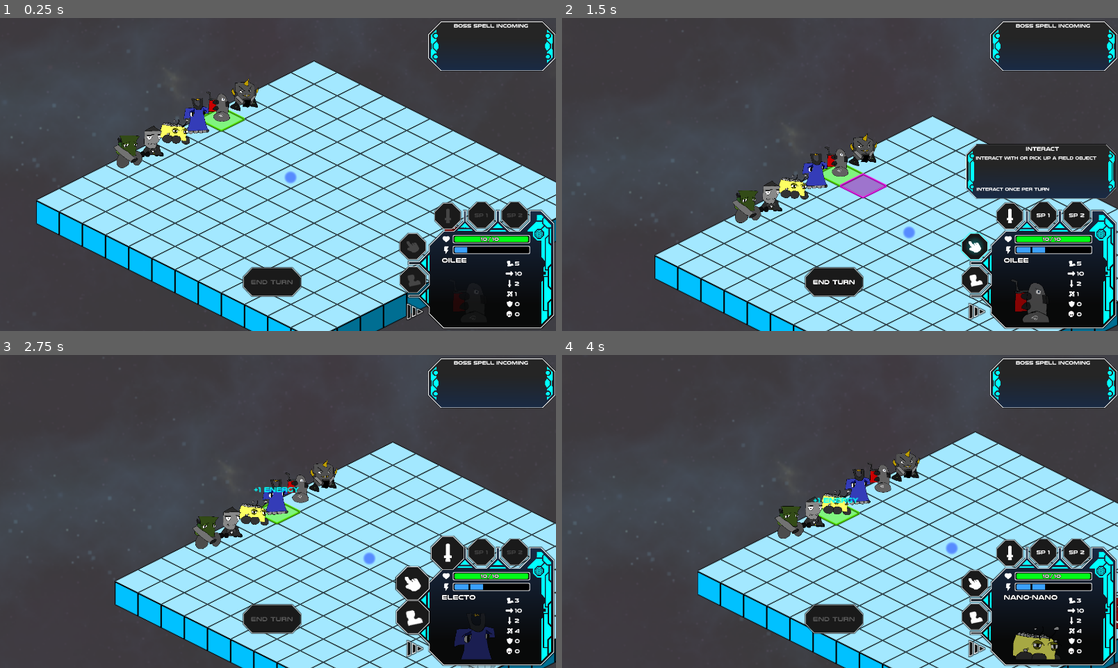
Above: before the commit, frames 1-4 (two rows, left to right).
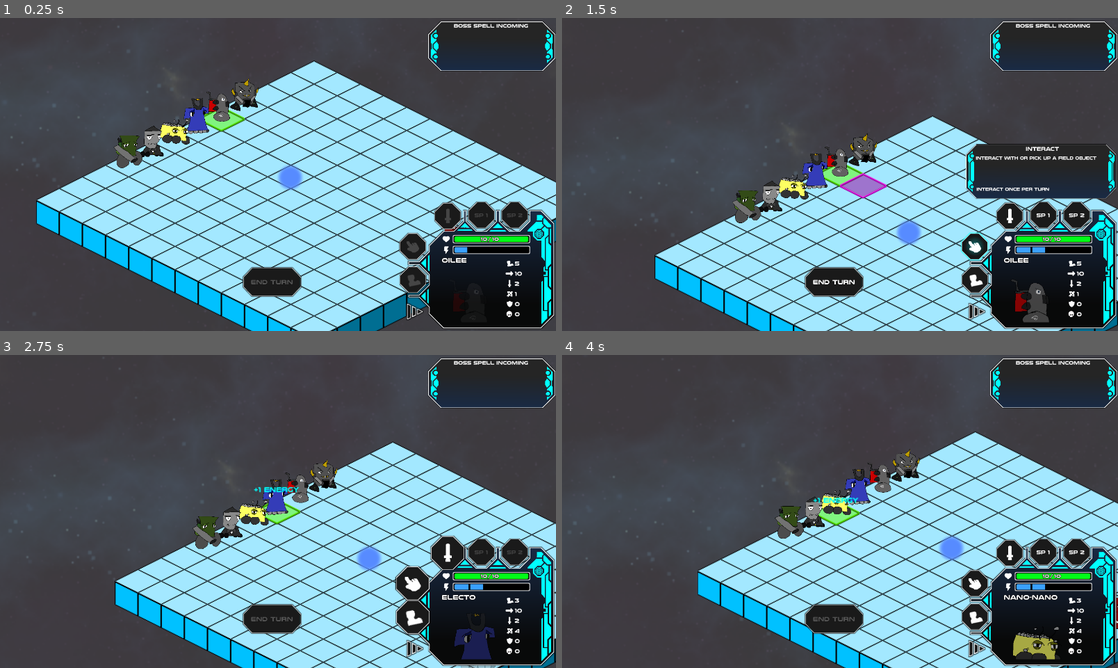
Above: after the commit, the same moments.

Repository: ScottHo/tactics
Game: Godot game, scene res://level.tscn
Same seed, same stepped clock (60 frames per second), same inputs: the game is played once before the commit and once after it. The engine's default icon, where the game draws it, is replaced by a stand-in: a white triangle on a blue panel in a dark square.
Inputs (mouse positions are in pixels of both pictures, inside the frame that each line leads up to):
- Up to frame 1 (0.25 s): no input
- Up to frame 2 (1.5 s): click (973, 280) at 0.5 s; click (973, 246) at 1.25 s
- Up to frame 3 (2.75 s): click "End Turn" at 2 s
- Up to frame 4 (4 s): click (1006, 552) at 2.75 s; click "End Turn" at 3.5 s

The runs differ from the first frame. In frame 1, 0.2% of the frame differs, in the area x 50-55%, y 46-55%; in frame 2, 0.2%; in frame 3, 0.2%; in frame 4, 0.2%.

Commit message:
Don't use info_service, use hover on interactable reference rect

Diff:
--- a/Entity.gd
+++ b/Entity.gd
@@ -89,7 +89,6 @@
     if health < 0:
         health = 0
     sprite.textAnimation().lose_health(hp)
-    sprite.update_hp(health)
     return
 
 func lose_defensive_buffs():
--- a/Interactable.gd
+++ b/Interactable.gd
@@ -7,4 +7,9 @@
 var repeated_effect: Callable
 var storable: bool
 var location: Vector2i
-var sprite: Node2D
+var sprite: InteractableSprite
+
+func set_sprite(s):
+    sprite = s
+    sprite.inter = self
+    return
--- /dev/null
+++ b/InteractableSprite.gd
@@ -0,0 +1,24 @@
+class_name InteractableSprite extends Sprite2D
+
+@onready var hoverPanel: Panel = $Panel
+@onready var hoverLabel: Label = $Panel/Label
+
+var inter: Interactable
+
+func _ready():
+    var r : ReferenceRect = $ReferenceRect
+    r.mouse_entered.connect(show_label)
+    r.mouse_exited.connect(hide_label)
+    return
+
+func show_label():
+    if inter != null:
+        hoverLabel.text = inter.display_name + "\n\n" + inter.description
+        hoverLabel.reset_size()
+        hoverPanel.size = hoverLabel.size + Vector2(10, 10)
+        hoverPanel.visible = true
+    pass
+
+func hide_label():
+    hoverPanel.visible = false
+    return
--- a/info_service.tscn
+++ b/info_service.tscn
@@ -7,7 +7,6 @@
 script = ExtResource("1_jqq8g")
 
 [node name="Panel" type="Panel" parent="."]
-visible = false
 z_index = 15
 offset_right = 128.0
 offset_bottom = 78.0
--- /dev/null
+++ b/interactable_sprite.tscn
@@ -0,0 +1,33 @@
+[gd_scene load_steps=4 format=3 uid="uid://okcwn6p1bt7m"]
+
+[ext_resource type="Script" path="res://InteractableSprite.gd" id="1_p2jq1"]
+[ext_resource type="Texture2D" uid="uid://bogxkjfacikwf" path="res://icon.svg" id="1_r6bgl"]
+[ext_resource type="Theme" uid="uid://d3xlkfucuimn7" path="res://Themes/MyTheme.tres" id="3_tjdht"]
+
+[node name="InteractableSprite" type="Sprite2D"]
+texture = ExtResource("1_r6bgl")
+script = ExtResource("1_p2jq1")
+
+[node name="Panel" type="Panel" parent="."]
+visible = false
+z_index = 15
+offset_left = 41.5311
+offset_top = -44.8985
+offset_right = 169.531
+offset_bottom = 33.1015
+theme = ExtResource("3_tjdht")
+
+[node name="Label" type="Label" parent="Panel"]
+layout_mode = 2
+offset_left = 5.0
+offset_top = 5.0
+offset_right = 45.0
+offset_bottom = 26.0
+horizontal_alignment = 1
+vertical_alignment = 1
+
+[node name="ReferenceRect" type="ReferenceRect" parent="."]
+offset_left = -51.6721
+offset_top = -51.6721
+offset_right = 48.3279
+offset_bottom = 48.3279
--- a/level.gd
+++ b/level.gd
@@ -8,7 +8,6 @@
 @onready var aiActionService: AiActionService = $AiActionService
 @onready var aiSpecialService: AiSpecialService = $AiSpecialService
 @onready var deathService: DeathService = $DeathService
-@onready var infoService: InfoService = $InfoService
 @onready var interactService: InteractService = $InteractService
 @onready var cameraService: CameraService = $CameraService
 @onready var tileMap: MainTileMap = $TileMap
@@ -46,9 +45,7 @@
     aiSpecialService.setState(state)
     deathService.setState(state)
     turnService.setState(state)
-    infoService.setState(state)
     interactService.setState(state)
-    infoService.start()
     turnService.update()
     menuService.setState(state)
     menuService.updateAllEntities()
@@ -124,10 +121,9 @@
         return
     _inter.storable = true
     _inter.location = Vector2i(4,2)
-    var sprite: Sprite2D  = Sprite2D.new()
-    sprite.texture = load("res://Assets/blue_orb.png")
-    sprite.scale = Vector2(.5, .5)
-    _inter.sprite = sprite
+    var sprite: InteractableSprite  = load("res://interactable_sprite.tscn").instantiate()
+    sprite.set_texture(load("res://Assets/blue_orb.png"))
+    _inter.set_sprite(sprite)
     add_child(sprite)
     sprite.global_position = tileMap.pointToGlobal(_inter.location)
     state.add_interactable(_inter)
--- a/level.tscn
+++ b/level.tscn
@@ -15,7 +15,6 @@
 [ext_resource type="Script" path="res://AiActionService.gd" id="11_jfegk"]
 [ext_resource type="Script" path="res://DeathService.gd" id="12_4b2o3"]
 [ext_resource type="Script" path="res://AiSpecialService.gd" id="12_nmvgr"]
-[ext_resource type="PackedScene" uid="uid://ba1kyg3k3o3c4" path="res://info_service.tscn" id="14_gjvj8"]
 [ext_resource type="Script" path="res://InteractService.gd" id="15_dm32j"]
 [ext_resource type="Script" path="res://Timer.gd" id="18_iw7cw"]
 
@@ -96,8 +95,6 @@
 [node name="DeathService" type="Node2D" parent="."]
 script = ExtResource("12_4b2o3")
 
-[node name="InfoService" parent="." instance=ExtResource("14_gjvj8")]
-
 [node name="InteractService" type="Node2D" parent="."]
 script = ExtResource("15_dm32j")
 
Not shown: 1 places in level.tscn that only renumber resources
